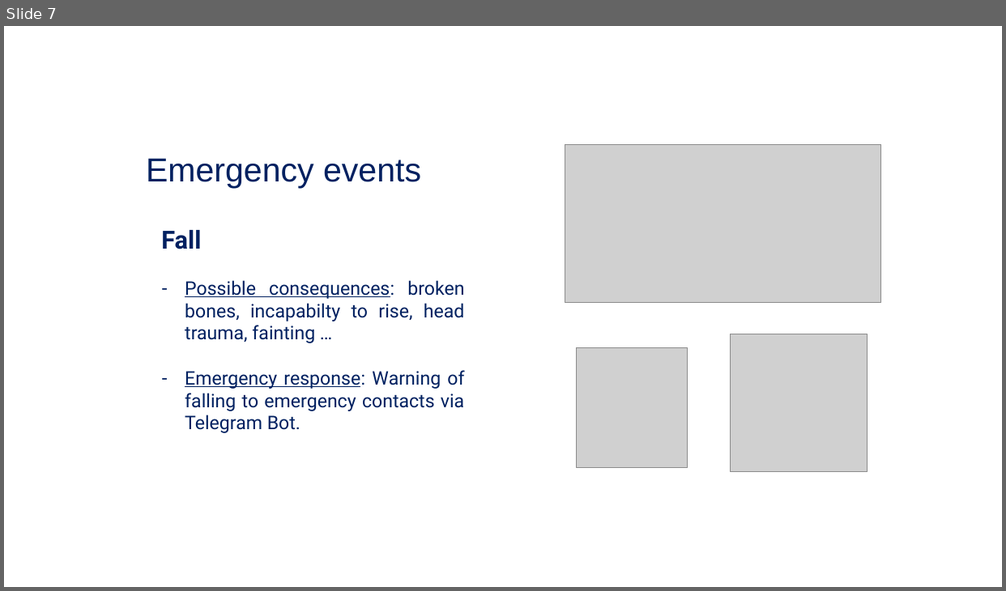
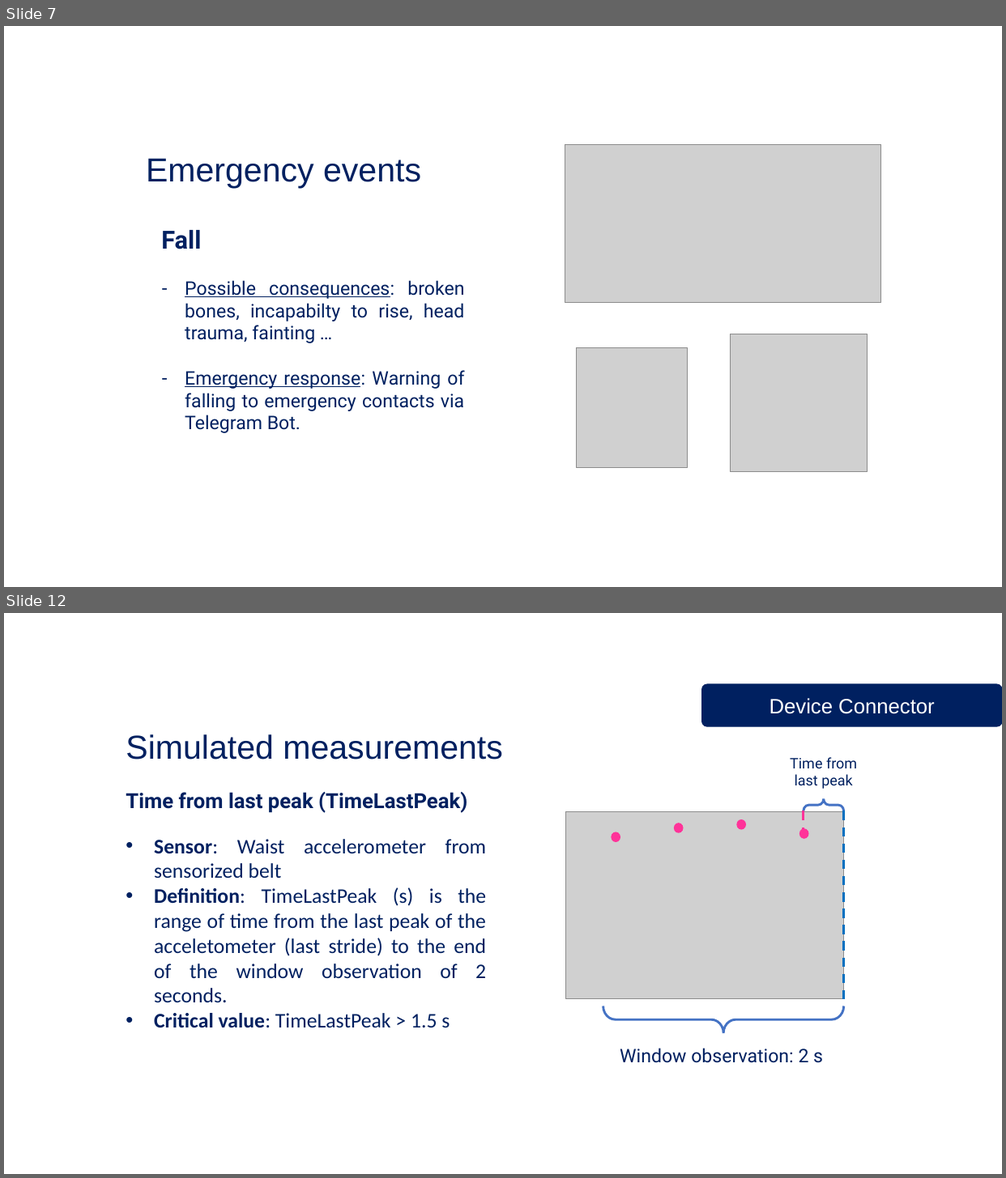
Before and after one commit to Checco1/IoT_Parkinson_Project, a slide deck: ParkinsonPal.pptx. Shown one above the other, each under a label of ours: slide 7 before the commit, slides 7 and 12 after it; the slides between them are not shown. The pictures are 1006x591 and 1006x1178 pixels, drawn with LibreOffice and Linux fonts; fonts in the diff are those of the drawing; grey boxes stand for pictures; background and template pictures are left out. Boxes give left, top, right and bottom in pixels: in the first picture for what was removed or moved away, otherwise in the second. Text is boxed around its words. In the diff, an @@ line names an element or a change of style, - is before the commit and + after.

```diff
--- a/ParkinsonPal.pptx
+++ b/ParkinsonPal.pptx
@@ slide 12 added at (4,613,1002,1174), background picture (left out); not listed: 1 template element that a slide beside it also shows @@
@@ rounded rectangle added at (702,684,1002,726), fill #002060, outline #002060 1 pt, 20 pt, text #FFFFFF @@
+Device Connector
@@ text added at (126,735,503,760), 32 pt, text #002060 @@
+Simulated measurements
@@ text added at (790,757,857,789), 14 pt, text #002060 @@
+Time from last peak
@@ text added at (126,792,467,813), 20 pt, text #002060, bold @@
+Time from last peak (TimeLastPeak)
@@ right brace added at (803,799,844,811), outline #4472C4 2.25 pt @@
@@ picture added at (566,811,844,999) @@
@@ ellipse added at (675,824,683,833), fill #FF3399, outline #FF3399 1 pt @@
@@ ellipse added at (737,820,745,829), fill #FF3399, outline #FF3399 1 pt @@
@@ ellipse added at (799,829,808,838), fill #FF3399, outline #FF3399 1 pt @@
@@ line added from (803, 811) to (803, 829), #FF3399 2.25 pt dashed @@
@@ line added from (844, 811) to (844, 1006), #0070C0 2.25 pt dashed @@
@@ text added at (154,839,486,1029), 20 pt, text #002060 @@
+• Sensor: Waist accelerometer from sensorized belt
+• Definition: TimeLastPeak (s) is the range of time from the last peak of the acceletometer (last stride) to the end of the window observation of 2 seconds.
+• Critical value: TimeLastPeak > 1.5 s
@@ ellipse added at (612,833,620,841), fill #FF3399, outline #FF3399 1 pt @@
@@ right brace added at (603,1007,844,1033), outline #4472C4 2.25 pt @@
@@ text added at (620,1048,823,1063), 18 pt, text #002060 @@
+Window observation: 2 s
```
Also in this commit, not shown: 3 slides changed, 28 other slides added.
